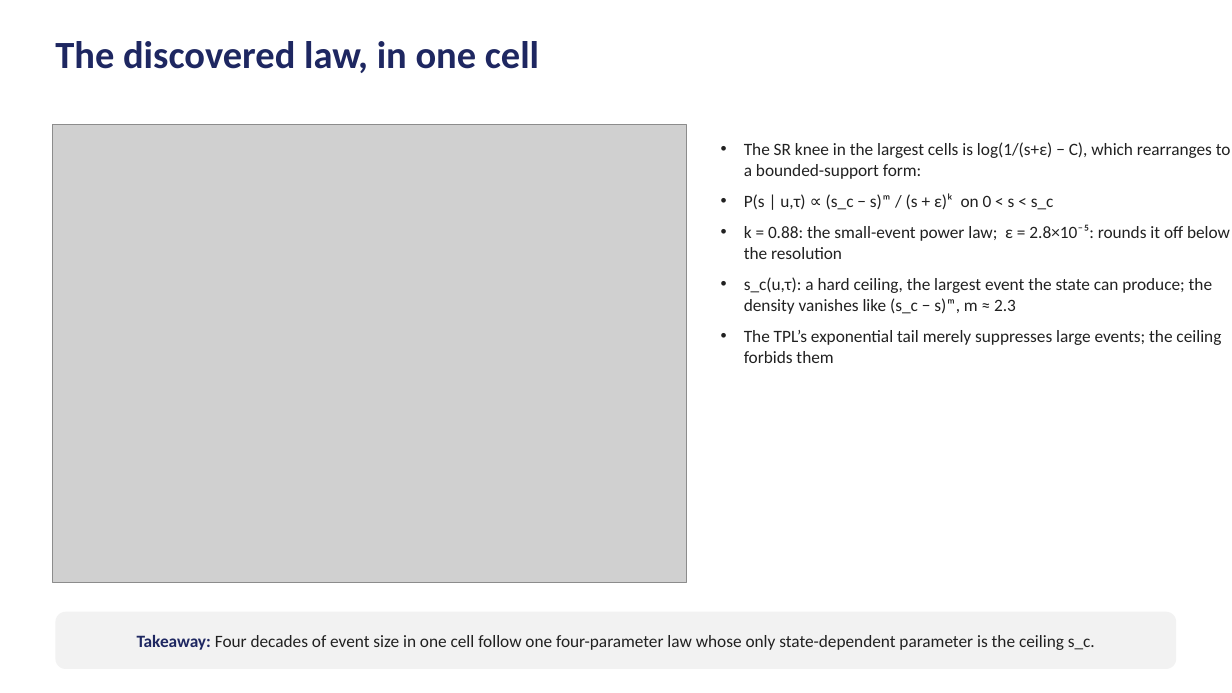
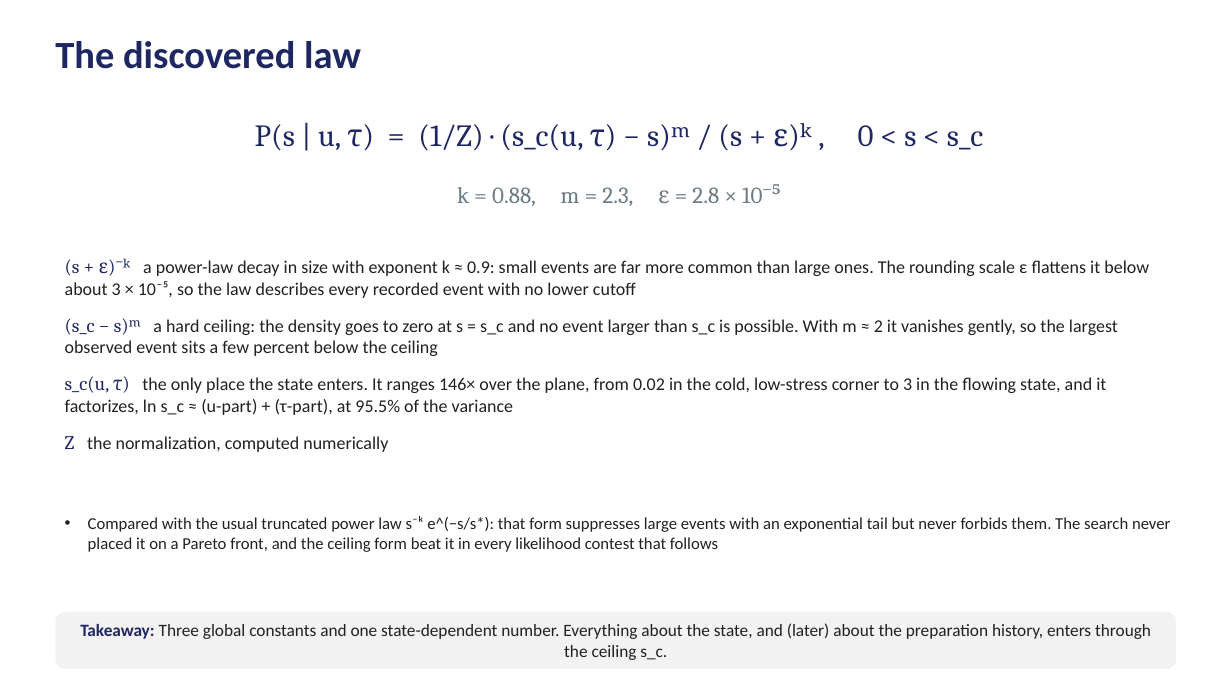
Before and after one commit to Samc73/SEEM, a slide deck: slide 4 of SEEM_project_deck.pptx (slide 5 before the commit). Drawn at 1232x693 pixels with LibreOffice and Linux fonts; fonts in the diff are those of the drawing; grey boxes stand for pictures. Boxes give left, top, right and bottom in pixels: in the first picture for what was removed or moved away, otherwise in the second. Text is boxed around its words. In the diff, an @@ line names an element or a change of style, - is before the commit and + after.

```diff
--- a/SEEM_project_deck.pptx
+++ b/SEEM_project_deck.pptx
@@ text at [55, 41, 361, 69]: text changed @@
-The discovered law, in one cell
+The discovered law
@@ picture removed at [53, 125, 686, 582] @@
@@ text added at [255, 123, 983, 151], 24 pt, text #1E2761 @@
+P(s | u, τ) = (1/Z) · (s_c(u, τ) − s)ᵐ / (s + ε)ᵏ , 0 < s < s_c
@@ text removed at [744, 142, 1231, 363] @@
-• The SR knee in the largest cells is log(1/(s+ε) − C), which rearranges to a bounded-support form:
-• P(s | u,τ) ∝ (s_c − s)ᵐ / (s + ε)ᵏ on 0 < s < s_c
-• k = 0.88: the small-event power law; ε = 2.8×10⁻⁵: rounds it off below the resolution
-• s_c(u,τ): a hard ceiling, the largest event the state can produce; the density vanishes like (s_c − s)ᵐ, m ≈ 2.3
-• The TPL’s exponential tail merely suppresses large events; the ceiling forbids them
@@ text added at [457, 184, 781, 206], 18 pt, text #6E7B85 @@
+k = 0.88, m = 2.3, ε = 2.8 × 10⁻⁵
@@ text added at [65, 258, 1149, 452], 14 pt, text #212121 @@
+(s + ε)⁻ᵏ a power-law decay in size with exponent k ≈ 0.9: small events are far more common than large ones. The rounding scale ε flattens it below about 3 × 10⁻⁵, so the law describes every recorded event with no lower cutoff
+(s_c − s)ᵐ a hard ceiling: the density goes to zero at s = s_c and no event larger than s_c is possible. With m ≈ 2 it vanishes gently, so the largest observed event sits a few percent below the ceiling
+s_c(u, τ) the only place the state enters. It ranges 146× over the plane, from 0.02 in the cold, low-stress corner to 3 in the flowing state, and it factorizes, ln s_c ≈ (u-part) + (τ-part), at 95.5% of the variance
+Z the normalization, computed numerically
@@ text added at [88, 516, 1170, 552], 13 pt, text #212121 @@
+• Compared with the usual truncated power law s⁻ᵏ e^(−s/s*): that form suppresses large events with an exponential tail but never forbids them. The search never placed it on a Pareto front, and the ceiling form beat it in every likelihood contest that follows
@@ text in rounded rectangle at [80, 623, 1151, 660]: text changed @@
-Takeaway: Four decades of event size in one cell follow one four-parameter law whose only state-dependent parameter is the ceiling s_c.
+Takeaway: Three global constants and one state-dependent number. Everything about the state, and (later) about the preparation history, enters through the ceiling s_c.
```
Also in this commit, not shown: 6 other slides changed, 3 slides added, 13 slides removed, 2 other files.
